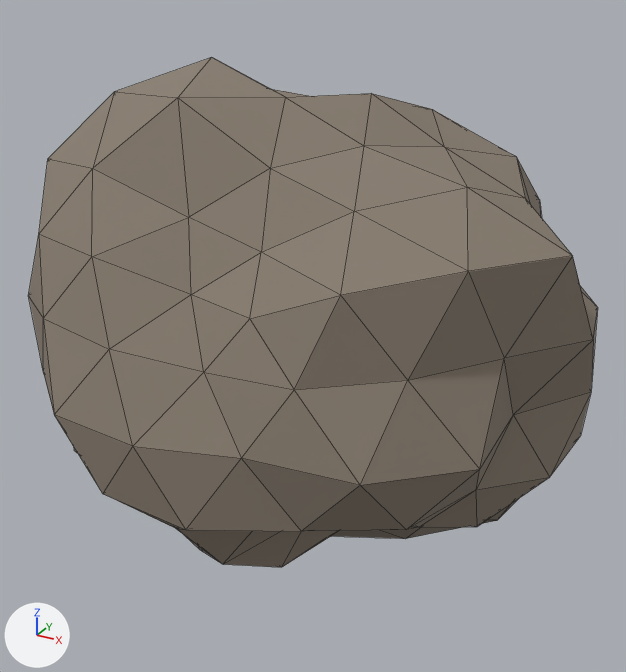
One commit to the glTF model assets/asteroid_L.glb: the scene before it, then after it.
One viewpoint serves both versions: a camera (50 mm lens) standing at (2.78, -4.88, 2.4) and looking at (0.1, -0.02, -0.03). Every picture has the same lights, and +X, +Y and +Z are marked at lower left. The picture after the commit comes second. Mesh edges are drawn as thin lines. Vertices at exactly the same position are counted once.

In view in the first picture: 'VR_Rock_L'.
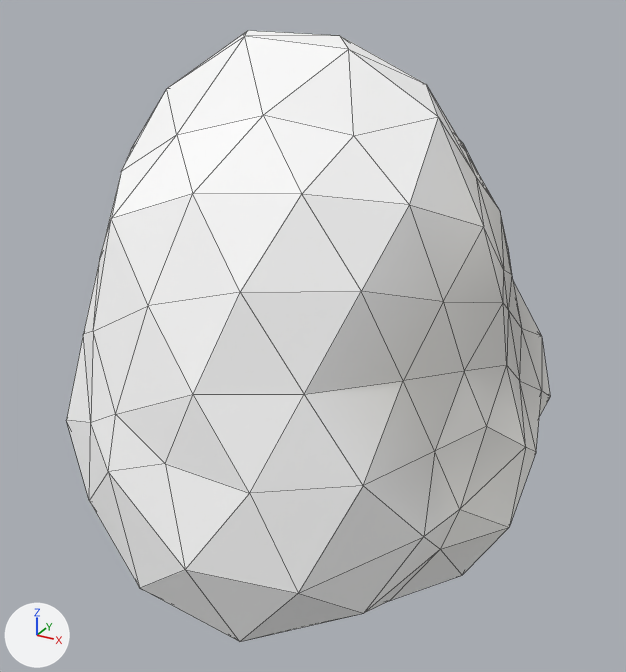
Edits to the bpy script that builds the scene:
```text
Change mat_vr_rock:
    where n0 = _N.new('ShaderNodeBsdfPrincipled'); n0.name = 'Principled BSDF'
    remove n0.inputs[0].default_value = (0.254, 0.212, 0.168, 1.0)  # 'Base Color', brown #8a7f72
    add n2 = _N.new('ShaderNodeVertexColor'); n2.name = 'Color Attribute'
    add _L.new(n2.outputs[0], n0.inputs[0])  # 'Color' to 'Base Color'
Change me_icosphere_006:
    used by ob_vr_rock_l; location = (0.0, 0.0, 0.0)
    remove me_icosphere_006.from_pydata(...)  # 162 vertices, 320 faces; spans x -1.74..2.02, y -1.83..1.95, z -1.84..1.83
    add me_icosphere_006.from_pydata(...)  # 162 vertices, 320 faces; spans x -1.71..1.71, y -1.91..1.91, z -1.98..1.98
    me_icosphere_006 part 1: 162 of 162 vertices moved; they spanned x -1.74..2.02, y -1.83..1.95, z -1.84..1.83 and now span x -1.71..1.71, y -1.91..1.91, z -1.98..1.98; mean shift (0.09, 0.1, -0.13)
    me_icosphere_006 part 2: vertex colours changed
```

What differs and where, as boxes [x1, y1, x2, y2] in the pictures (626 x 672 px; the box of a moved part takes in the faces that stretch with it):
'VR_Rock_L', recoloured, reshaped (15% narrower, 20% taller)
    before: [28, 57, 598, 567]
    after: [66, 30, 550, 642]
part 1 of me_icosphere_006, moved or reshaped
    before: [28, 57, 598, 567]
    after: [66, 30, 550, 642]
